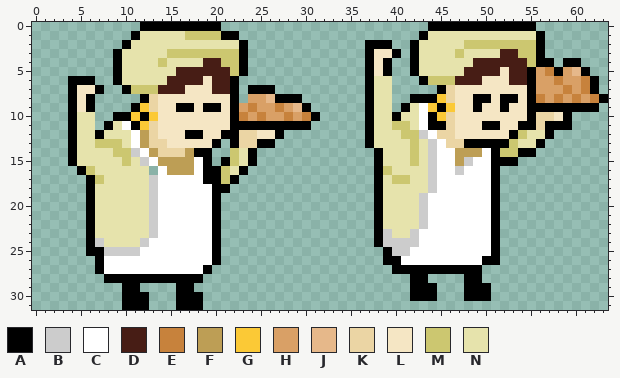
Edited in one commit: pixel-art sprite (assets/grandmas/Bernice_Campbell.png). Above, as it was before the edit.
The file is 64x32 pixels.
Palette (. is transparent): A #000000  B #cccccc  C #ffffff  D #471d15  E #c7823c  F #bd9e55  G #fbc936  H #d9a066  J #e6b88a  K #ebd5a4  L #f5e6c4  M #ccc770  N #e6e3ac
The result:
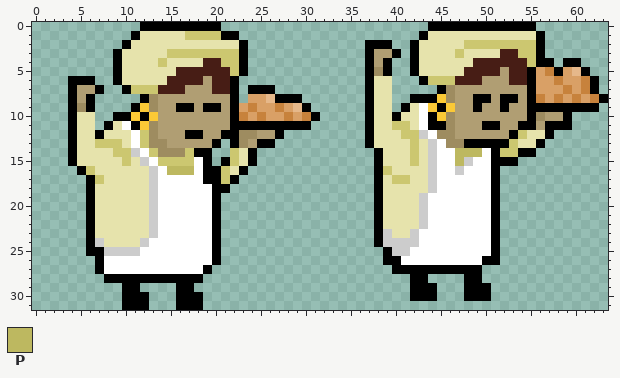
Colours new in this view: P #bdb860
Diff:
colour K: #ebd5a4 -> #9e8c60
colour L: #f5e6c4 -> #b09e73
y 5: x 38 L -> K
y 9: x 5 L -> K
y 10: x 57 K -> L
y 11: x 56 K -> L
y 12: x 12 F -> M
y 13: x 12 F -> M; x 24 K -> L
y 14: x 13 F -> M; x 17 F -> M; x 47..49 FFF -> PPP
y 15: x 14..17 FFFF -> MMMM; x 47 F -> P
y 16: x 13 . -> B; x 15..17 FFF -> PPP
Where, in picture pixels (left, top, right, bottom), the same in both pictures:
changed: (374, 49, 392, 76)
changed: (437, 67, 563, 166)
changed: (140, 76, 275, 175)
changed: (77, 85, 95, 112)
